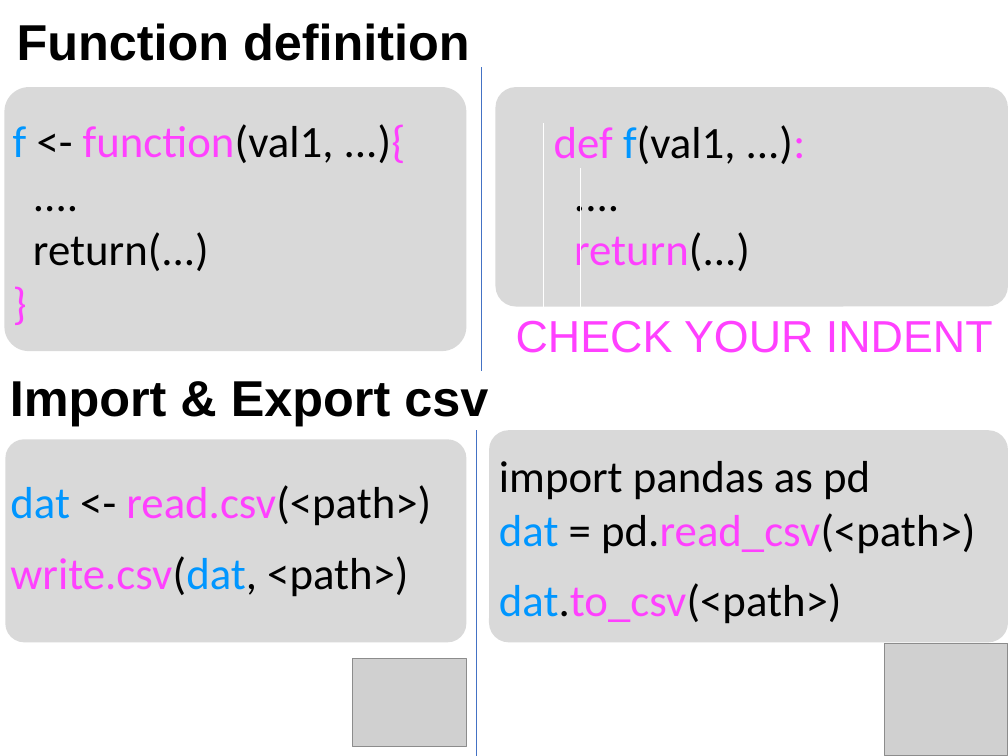
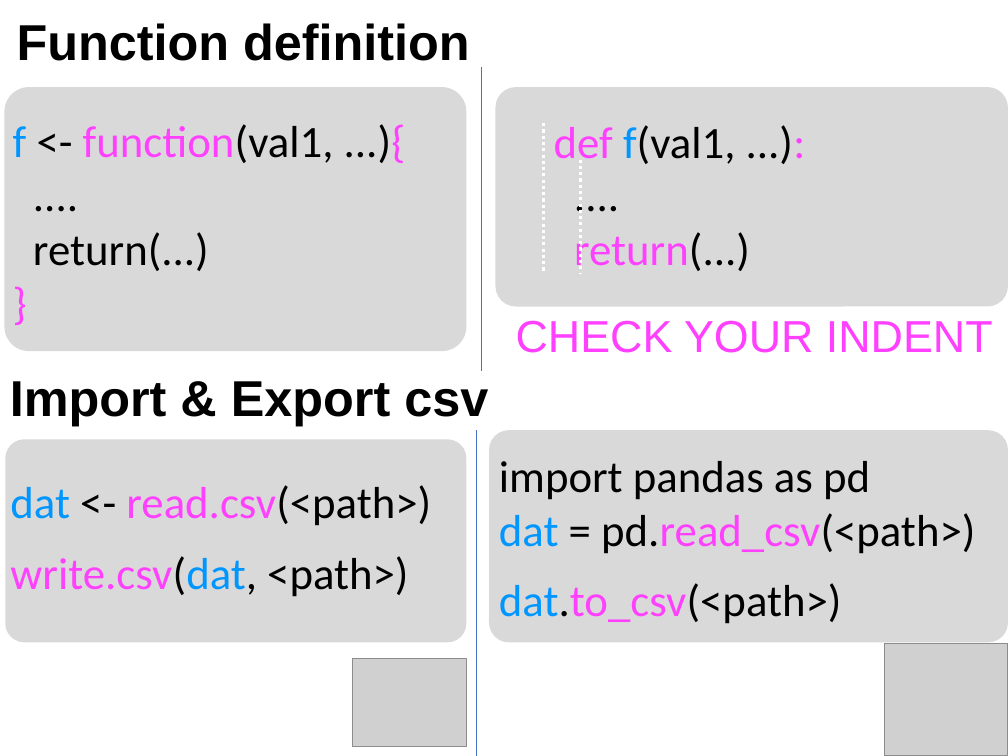
Before and after one commit to Kilometer0101/TokyoR80, a slide deck: slide 23 of プレゼンテーション2.pptx. Drawn at 1008x756 pixels with LibreOffice and Linux fonts; fonts in the diff are those of the drawing; grey boxes stand for pictures. Boxes give left, top, right and bottom in pixels: in the first picture for what was removed or moved away, otherwise in the second. Text is boxed around its words. In the diff, an @@ line names an element or a change of style, - is before the commit and + after.

Commit message:
update

```diff
--- a/プレゼンテーション2.pptx
+++ b/プレゼンテーション2.pptx
@@ line moved from (544, 123) - (544, 306) to (544, 123) - (544, 273) @@
@@ line (544, 123) - (544, 273): stroke #FFFFFF 0.5 pt to #FFFFFF 2.25 pt dashed @@
@@ line moved from (581, 167) - (581, 306) to (581, 159) - (581, 273) @@
@@ line (581, 159) - (581, 273): stroke #FFFFFF 0.5 pt to #FFFFFF 2.25 pt dashed @@
```
Also in this commit, not shown: 1 other slide changed.
